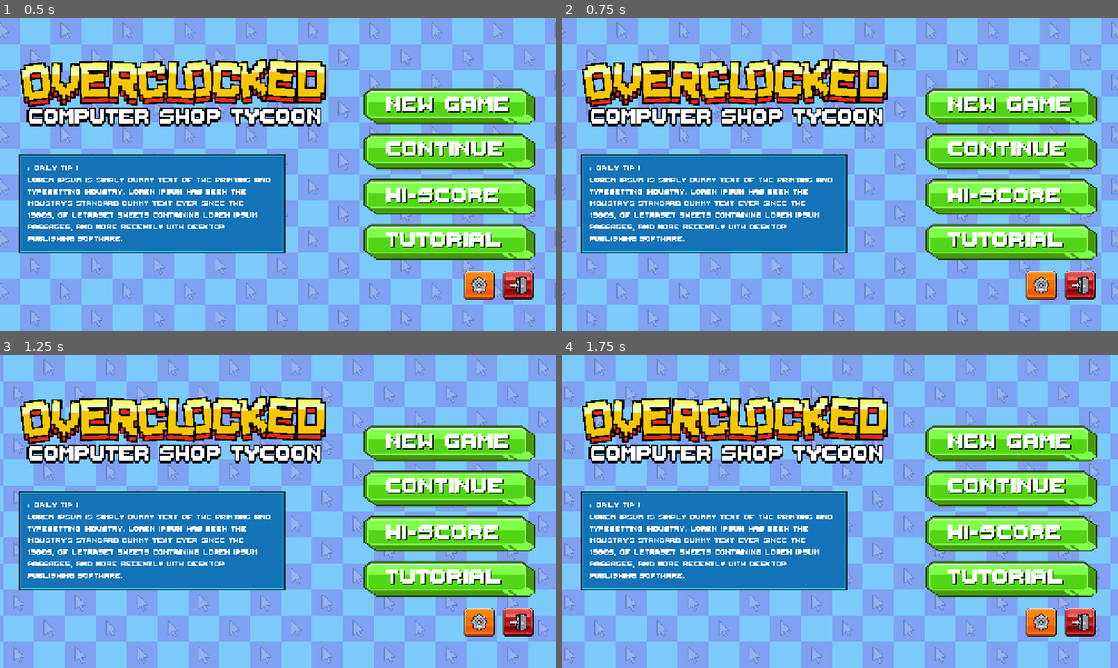
Above: before the commit, frames 1-4 (two rows, left to right).
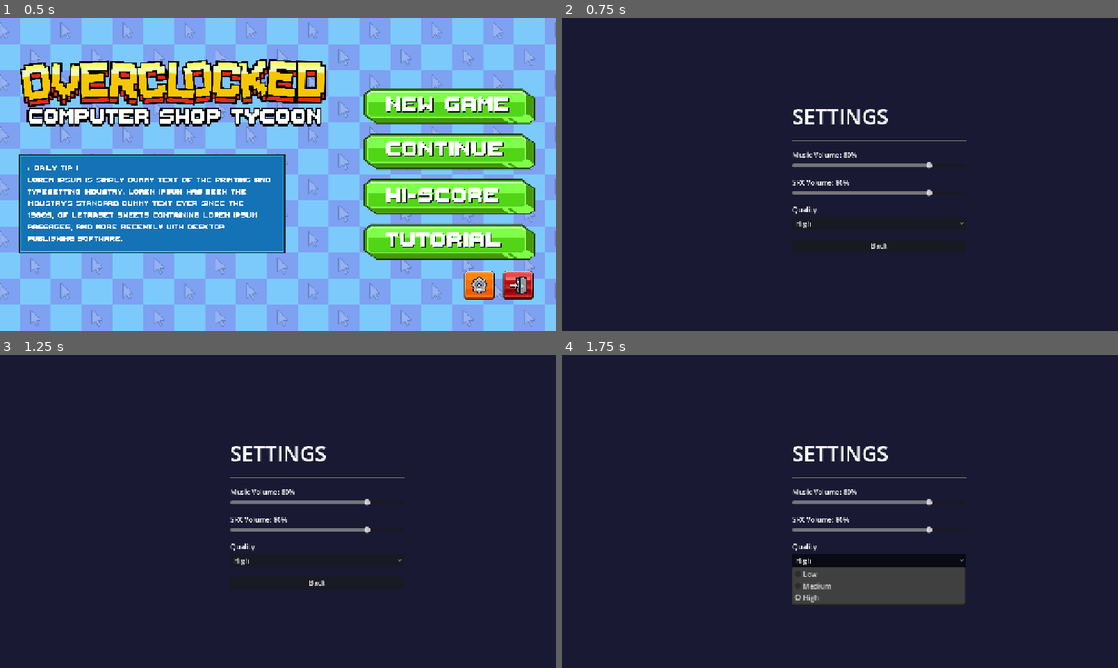
Above: after the commit, the same moments.

Repository: vinnyy-ph/gvd-project-overclocked
Game: Godot game, scene res://ui/main_menu_v2/MainMenuV2.tscn
Two runs of this game, one before a commit and one after it. Both use one fixed random seed, a clock stepped at 60 frames per second and the inputs below. This scene is started directly instead of the project's main scene. Sound files missing from this copy of the repository are replaced by a short silence.
Inputs (mouse positions are in pixels of both pictures, inside the frame that each line leads up to):
- Up to frame 1 (0.5 s): no input
- Up to frame 2 (0.75 s): click (1040, 284) at 0.5 s
- Up to frame 3 (1.25 s): no input
- Up to frame 4 (1.75 s): click (878, 561) at 1.25 s, where only the run after the commit has a clickable "High"

Frame 1 is identical in both runs. In frame 2, 100% of the frame differs, in the area x 0-100%, y 0-100%; in frame 3, 100%; in frame 4, 100%.

Commit message:
Add settings menu and audio bus support
Add a SettingsManager autoload with load/save/apply logic for music/sfx volumes and graphics quality, and register it in project.godot. Add a new settings menu scene and script to let players change music, SFX and quality settings (including UI bindings and persisting on back). Update AudioManager to create Music and SFX buses at runtime and route BGM/SFX players to those buses (ducking/result SFX also routed to SFX). Update main menu scene/script: remove an unused guide texture, add button signal connections, and add handlers for Settings and Exit (reordering/new-game handler preserved).

Diff:
--- a/core/autoloads/audio_manager/audio_manager.gd
+++ b/core/autoloads/audio_manager/audio_manager.gd
@@ -19,12 +19,25 @@
 
 func _ready():
 	process_mode = Node.PROCESS_MODE_ALWAYS
+	_setup_buses()
 	add_child(bgm_player)
 	add_child(sfx_player)
 
-	# Set BGM to loop
-	bgm_player.bus = "Master"
-	sfx_player.bus = "Master"
+	bgm_player.bus = "Music"
+	sfx_player.bus = "SFX"
+
+func _setup_buses():
+	if AudioServer.get_bus_index("Music") == -1:
+		AudioServer.add_bus()
+		var bus_idx = AudioServer.get_bus_count() - 1
+		AudioServer.set_bus_name(bus_idx, "Music")
+		AudioServer.set_bus_send(bus_idx, "Master")
+
+	if AudioServer.get_bus_index("SFX") == -1:
+		AudioServer.add_bus()
+		var bus_idx = AudioServer.get_bus_count() - 1
+		AudioServer.set_bus_name(bus_idx, "SFX")
+		AudioServer.set_bus_send(bus_idx, "Master")
 
 var current_bgm_track: String = ""
 var bgm_positions: Dictionary = {}
@@ -67,7 +80,7 @@
 	active_result_sfx = AudioStreamPlayer.new()
 	add_child(active_result_sfx)
 	active_result_sfx.stream = sfx_library[sfx_name]
-	active_result_sfx.bus = "Master"
+	active_result_sfx.bus = "SFX"
 
 	# Duck BGM
 	var tween = create_tween()
@@ -92,10 +105,9 @@
 
 func play_sfx(sfx_name: String):
 	if sfx_library.has(sfx_name):
-		# For overlapping SFX, we might want multiple players,
-		# but for this task, a simple one-shot or dedicated player is fine.
 		var p = AudioStreamPlayer.new()
 		add_child(p)
 		p.stream = sfx_library[sfx_name]
+		p.bus = "SFX"
 		p.finished.connect(p.queue_free)
 		p.play()
--- /dev/null
+++ b/core/autoloads/settings_manager.gd
@@ -0,0 +1,49 @@
+extends Node
+
+const SETTINGS_FILE = "user://settings.cfg"
+
+var music_volume: float = 0.8
+var sfx_volume: float = 0.8
+var quality: int = 2 # 0: Low, 1: Medium, 2: High
+
+func _ready():
+	load_settings()
+	apply_settings()
+
+func apply_settings():
+	# Apply Audio
+	set_bus_volume("Music", music_volume)
+	set_bus_volume("SFX", sfx_volume)
+
+	# Apply Quality
+	match quality:
+		0: # Low
+			RenderingServer.viewport_set_msaa_2d(get_viewport().get_viewport_rid(), RenderingServer.VIEWPORT_MSAA_DISABLED)
+			# Add more low-quality settings here if needed
+		1: # Medium
+			RenderingServer.viewport_set_msaa_2d(get_viewport().get_viewport_rid(), RenderingServer.VIEWPORT_MSAA_2X)
+		2: # High
+			RenderingServer.viewport_set_msaa_2d(get_viewport().get_viewport_rid(), RenderingServer.VIEWPORT_MSAA_4X)
+
+func set_bus_volume(bus_name: String, volume_fraction: float):
+	var bus_index = AudioServer.get_bus_index(bus_name)
+	if bus_index != -1:
+		# Map 0.0-1.0 to -80dB to 0dB (or slightly more)
+		var db = linear_to_db(max(volume_fraction, 0.0001))
+		AudioServer.set_bus_volume_db(bus_index, db)
+		AudioServer.set_bus_mute(bus_index, volume_fraction <= 0)
+
+func save_settings():
+	var config = ConfigFile.new()
+	config.set_value("audio", "music_volume", music_volume)
+	config.set_value("audio", "sfx_volume", sfx_volume)
+	config.set_value("graphics", "quality", quality)
+	config.save(SETTINGS_FILE)
+
+func load_settings():
+	var config = ConfigFile.new()
+	var err = config.load(SETTINGS_FILE)
+	if err == OK:
+		music_volume = config.get_value("audio", "music_volume", 0.8)
+		sfx_volume = config.get_value("audio", "sfx_volume", 0.8)
+		quality = config.get_value("graphics", "quality", 2)
--- a/project.godot
+++ b/project.godot
@@ -24,6 +24,7 @@
 AudioManager="*res://core/autoloads/audio_manager/audio_manager.tscn"
 SaveManager="*res://core/autoloads/save_manager/save_manager.gd"
 _mcp_game_helper="*res://addons/godot_ai/runtime/game_helper.gd"
+SettingsManager="*res://core/autoloads/settings_manager.gd"
 
 [display]
 
--- a/ui/main_menu_v2/MainMenuV2.tscn
+++ b/ui/main_menu_v2/MainMenuV2.tscn
@@ -9,7 +9,6 @@
 [ext_resource type="Texture2D" uid="uid://df4q2n8js5wf5" path="res://assets/images/btns/tutorial_btn.png" id="7_8ical"]
 [ext_resource type="Texture2D" uid="uid://b8b23jdviklv7" path="res://assets/images/main_menu/settings.png" id="8_aekdc"]
 [ext_resource type="Texture2D" uid="uid://b8eu4u3xpefqx" path="res://assets/images/main_menu/exit.png" id="9_iwxy6"]
-[ext_resource type="Texture2D" uid="uid://my71y07da7hc" path="res://assets/images/main_menu/guide.png" id="10_ab4n1"]
 [ext_resource type="Texture2D" uid="uid://d35t5lltdauj" path="res://assets/images/title.png" id="11_ihqeb"]
 [ext_resource type="Texture2D" uid="uid://nykonni73pnr" path="res://assets/images/main_menu/daily_tip.png" id="12_nqwpd"]
 [ext_resource type="FontFile" uid="uid://ysv7bka211fd" path="res://assets/fonts/ThaleahFat.ttf" id="13_ye8lw"]
@@ -108,18 +107,6 @@
 ignore_texture_size = true
 stretch_mode = 5
 
-[node name="TextureRect" type="TextureRect" parent="." unique_id=841180617]
-visible = false
-z_index = -1
-layout_mode = 1
-anchors_preset = 15
-anchor_right = 1.0
-anchor_bottom = 1.0
-grow_horizontal = 2
-grow_vertical = 2
-texture = ExtResource("10_ab4n1")
-metadata/_edit_lock_ = true
-
 [node name="TitleCard" type="TextureRect" parent="." unique_id=646057602]
 layout_mode = 0
 offset_left = 41.0
@@ -163,3 +150,10 @@
 Lorem Ipsum is simply dummy text of the printing and typesetting industry. Lorem Ipsum has been the industry's standard dummy text ever since the 1500s, of Letraset sheets containing Lorem Ipsum passages, and more recently with desktop publishing software."
 autowrap_mode = 3
 metadata/_edit_use_anchors_ = true
+
+[connection signal="pressed" from="Buttons/NewGameButton" to="." method="_on_new_game_button_pressed"]
+[connection signal="pressed" from="Buttons/ContinueButton" to="." method="_on_continue_button_pressed"]
+[connection signal="pressed" from="Buttons/HiScoreButton" to="." method="_on_hi_score_button_pressed"]
+[connection signal="pressed" from="Buttons/TutorialButton" to="." method="_on_tutorial_button_pressed"]
+[connection signal="pressed" from="SettingsButton" to="." method="_on_settings_button_pressed"]
+[connection signal="pressed" from="ExitButton" to="." method="_on_exit_button_pressed"]
--- a/ui/main_menu_v2/main_menu_v_2.gd
+++ b/ui/main_menu_v2/main_menu_v_2.gd
@@ -5,11 +5,6 @@
 
 func _process(delta: float) -> void:
 	pass
-
-func _on_new_game_button_pressed() -> void:
-	GameManager.new_game()
-	PauseMenu.pause_button.visible = true
-	get_tree().change_scene_to_file("res://core/shop_floor/shop_floor_scrollable.tscn")
 
 func _on_continue_button_pressed() -> void:
 	if GameManager.load_game():
@@ -23,3 +18,15 @@
 	GameManager.in_tutorial = true
 	GameManager.new_game()
 	get_tree().change_scene_to_file("res://core/shop_floor/shop_floor_scrollable_tutorial.tscn")
+
+func _on_settings_button_pressed() -> void:
+	get_tree().change_scene_to_file("res://ui/settings/settings_menu.tscn")
+
+func _on_exit_button_pressed() -> void:
+	get_tree().quit()
+
+
+func _on_new_game_button_pressed() -> void:
+	GameManager.new_game()
+	PauseMenu.pause_button.visible = true
+	get_tree().change_scene_to_file("res://core/shop_floor/shop_floor_scrollable.tscn")
--- /dev/null
+++ b/ui/settings/settings_menu.gd
@@ -0,0 +1,49 @@
+extends Control
+
+@onready var music_slider = $SettingsMenu/Content/MusicContainer/MusicSlider
+@onready var music_label = $SettingsMenu/Content/MusicContainer/MusicLabel
+@onready var sfx_slider = $SettingsMenu/Content/SFXContainer/SFXSlider
+@onready var sfx_label = $SettingsMenu/Content/SFXContainer/SFXLabel
+@onready var quality_option = $SettingsMenu/Content/QualityContainer/QualityOption
+@onready var back_button = $SettingsMenu/Content/BackButton
+
+func _ready():
+	# Setup Quality Options
+	quality_option.add_item("Low", 0)
+	quality_option.add_item("Medium", 1)
+	quality_option.add_item("High", 2)
+
+	# Load Current Settings
+	music_slider.value = SettingsManager.music_volume
+	sfx_slider.value = SettingsManager.sfx_volume
+	quality_option.selected = SettingsManager.quality
+
+	_update_labels()
+
+	# Connect Signals
+	music_slider.value_changed.connect(_on_music_slider_changed)
+	sfx_slider.value_changed.connect(_on_sfx_slider_changed)
+	quality_option.item_selected.connect(_on_quality_selected)
+	back_button.pressed.connect(_on_back_pressed)
+
+func _update_labels():
+	music_label.text = "Music Volume: %d%%" % (music_slider.value * 100)
+	sfx_label.text = "SFX Volume: %d%%" % (sfx_slider.value * 100)
+
+func _on_music_slider_changed(value: float):
+	SettingsManager.music_volume = value
+	SettingsManager.apply_settings()
+	_update_labels()
+
+func _on_sfx_slider_changed(value: float):
+	SettingsManager.sfx_volume = value
+	SettingsManager.apply_settings()
+	_update_labels()
+
+func _on_quality_selected(index: int):
+	SettingsManager.quality = index
+	SettingsManager.apply_settings()
+
+func _on_back_pressed():
+	SettingsManager.save_settings()
+	get_tree().change_scene_to_file("res://ui/main_menu_v2/MainMenuV2.tscn")
--- /dev/null
+++ b/ui/settings/settings_menu.tscn
@@ -0,0 +1,84 @@
+[gd_scene format=3 uid="uid://ca6185n8ijfea"]
+
+[ext_resource type="Script" uid="uid://c6bmp5hkl5y45" path="res://ui/settings/settings_menu.gd" id="1_jwxja"]
+
+[node name="settings_menu" type="Control" unique_id=1887114027]
+layout_mode = 3
+anchors_preset = 15
+anchor_right = 1.0
+anchor_bottom = 1.0
+grow_horizontal = 2
+grow_vertical = 2
+script = ExtResource("1_jwxja")
+
+[node name="SettingsMenu" type="Control" parent="." unique_id=930824805]
+anchors_preset = 0
+anchor_right = 1.0
+anchor_bottom = 1.0
+
+[node name="Background" type="ColorRect" parent="SettingsMenu" unique_id=1151513173]
+layout_mode = 0
+anchor_right = 1.0
+anchor_bottom = 1.0
+color = Color(0.1, 0.1, 0.2, 1)
+
+[node name="Content" type="VBoxContainer" parent="SettingsMenu" unique_id=1556159568]
+custom_minimum_size = Vector2(400, 0)
+layout_mode = 0
+anchor_left = 0.5
+anchor_top = 0.5
+anchor_right = 0.5
+anchor_bottom = 0.5
+offset_left = -110.5
+offset_top = -167.5
+offset_right = 110.5
+offset_bottom = 167.5
+theme_override_constants/separation = 20
+
+[node name="Title" type="Label" parent="SettingsMenu/Content" unique_id=134379855]
+layout_mode = 2
+theme_override_font_sizes/font_size = 48
+text = "SETTINGS"
+
+[node name="@HSeparator@141670" type="HSeparator" parent="SettingsMenu/Content" unique_id=1034498992]
+layout_mode = 2
+
+[node name="MusicContainer" type="VBoxContainer" parent="SettingsMenu/Content" unique_id=591977903]
+layout_mode = 2
+
+[node name="MusicLabel" type="Label" parent="SettingsMenu/Content/MusicContainer" unique_id=2081691466]
+layout_mode = 2
+text = "Music Volume: 80%"
+
+[node name="MusicSlider" type="HSlider" parent="SettingsMenu/Content/MusicContainer" unique_id=50818523]
+layout_mode = 2
+max_value = 1.0
+step = 0.01
+value = 0.8
+
+[node name="SFXContainer" type="VBoxContainer" parent="SettingsMenu/Content" unique_id=145429384]
+layout_mode = 2
+
+[node name="SFXLabel" type="Label" parent="SettingsMenu/Content/SFXContainer" unique_id=1952953918]
+layout_mode = 2
+text = "SFX Volume: 80%"
+
+[node name="SFXSlider" type="HSlider" parent="SettingsMenu/Content/SFXContainer" unique_id=86396283]
+layout_mode = 2
+max_value = 1.0
+step = 0.01
+value = 1.0
+
+[node name="QualityContainer" type="VBoxContainer" parent="SettingsMenu/Content" unique_id=992207462]
+layout_mode = 2
+
+[node name="QualityLabel" type="Label" parent="SettingsMenu/Content/QualityContainer" unique_id=1347806120]
+layout_mode = 2
+text = "Quality:"
+
+[node name="QualityOption" type="OptionButton" parent="SettingsMenu/Content/QualityContainer" unique_id=1895318956]
+layout_mode = 2
+
+[node name="BackButton" type="Button" parent="SettingsMenu/Content" unique_id=1815259817]
+layout_mode = 2
+text = "Back"
Not shown, added: core/autoloads/settings_manager.gd.uid
Not shown, added: ui/settings/settings_menu.gd.uid
